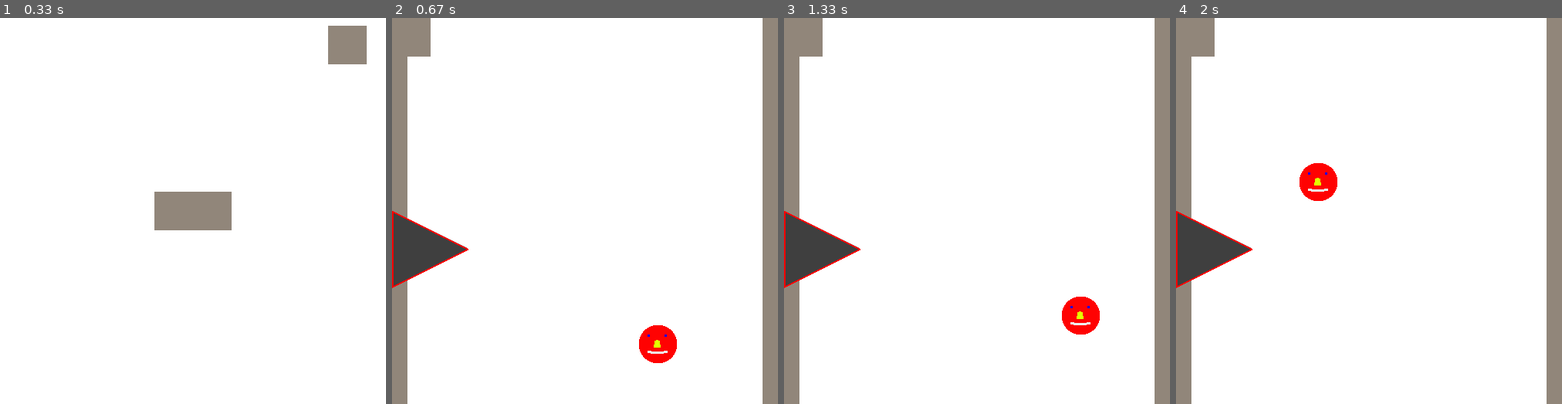
Above: before the commit, frames 1-4 (left to right).
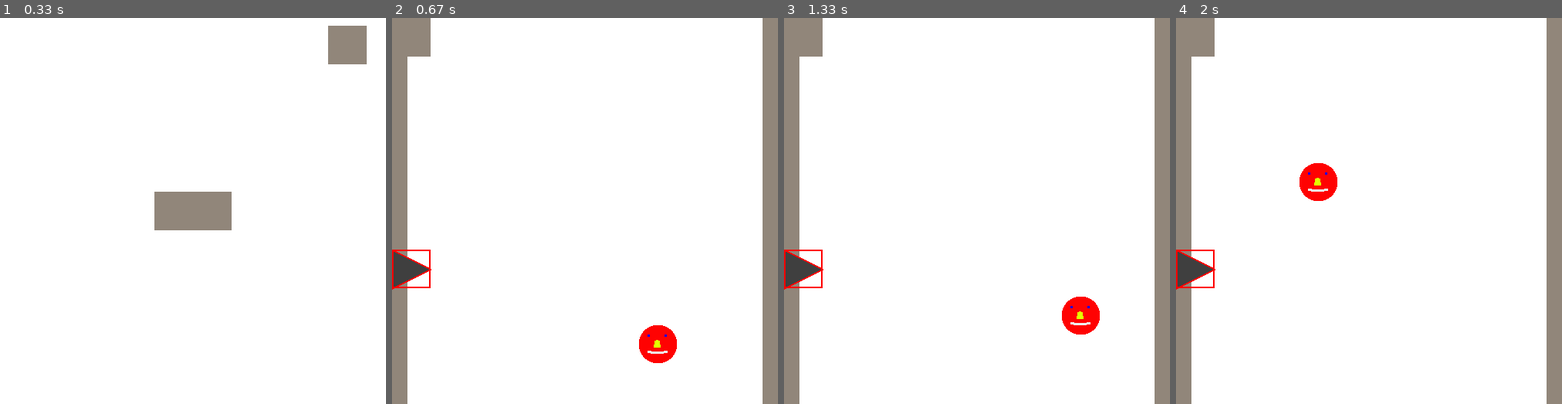
Above: after the commit, the same moments.

Repository: Wissi00/Projet-CMI
Game: pygame game, started from Main.py
The game is run twice, just before and just after one commit, with the same random seed, the same clock (stepped at 60 frames per second) and the same inputs.
Inputs (mouse positions are in pixels of both pictures, inside the frame that each line leads up to):
- Up to frame 1 (0.33 s): no input
- Up to frame 2 (0.67 s): click (585, 211) at 0.38 s
- Up to frame 3 (1.33 s): tap Space at 0.67, 1.07 s
- Up to frame 4 (2 s): tap Space at 1.37, 1.57, 1.9 s

Frame 1 is identical in both runs. In frame 2, 1.7% of the frame differs, in the area x 0-20%, y 50-71%; in frame 3, 1.7%; in frame 4, 1.7%.

Commit message:
Changement de la fonction Spike pour permettre les piques de droite

Diff:
--- a/Game.py
+++ b/Game.py
@@ -12,7 +12,7 @@
     mur2=mur(placeHolder,480,20)
     Player1=oiseau(oiseauImg,250,250,mur1,mur2)
     piques=[]
-    pique1=spike(piqueImg,0,250,98,98)
+    pique1=spike(300,"Left")
     piques.append(pique1)
     from Menu import menu
     #Game Loop ------------------------------------------------------------
--- a/classes.py
+++ b/classes.py
@@ -66,22 +66,33 @@
         self.rect.x=self.x
 
 class spike():
-    def __init__(self, imagepique, x, y, h, w):
-        self.sprite = imagepique
+    def __init__(self, y, s):
+        self.y = y
+        self.h = 50
+        self.w = 50
+        if s == "Right":
+            self.sprite=piqueImg
+            self.sprite=pygame.transform.scale(self.sprite,(self.w,self.h))
+            self.sprite=pygame.transform.flip(self.sprite,True,False)
+            self.x=500-self.w
+            self.A=(self.x+self.w, self.y)
+            self.B=(self.x,self.y+(self.h)/2)
+            self.C=(self.x+self.w, self.y+self.h)
+        if s == "Left":
+            self.sprite=piqueImg
+            self.sprite=pygame.transform.scale(self.sprite,(self.w,self.h))
+            self.x=0
+            self.A=(self.x, self.y)
+            self.B=(self.x+self.w,self.y+(self.h)/2)
+            self.C=(self.x, self.y+self.h)
         self.rect=self.sprite.get_rect()
-        self.x = x
+        self.rect.y=self.y
         self.rect.x=self.x
-        self.y = y
-        self.rect.y=self.y
-        self.h = h
-        self.w = w
-        self.A=(self.x, self.y)
-        self.B=(self.x+self.w,self.y+(self.h)/2)
-        self.C=(self.x, self.y+self.h)
         self.vertices = [self.A, self.B, self.C]
 
 
 
     def draw(self):
-        screen.blit(self.sprite,(self.x,self.y))
+        screen.blit(self.sprite,(self.rect))
+        pygame.draw.rect(screen, (255, 0, 0), self.rect, 2)
         pygame.draw.polygon(screen, (255, 0, 0), self.vertices, 2)
Not shown, changed: .DS_Store
Not shown, added: sprites/.DS_Store
